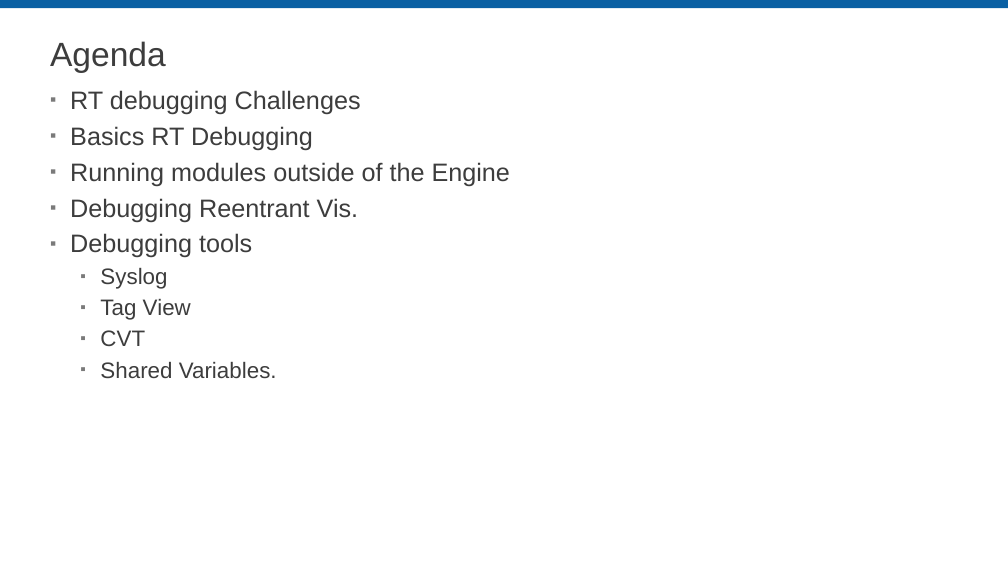
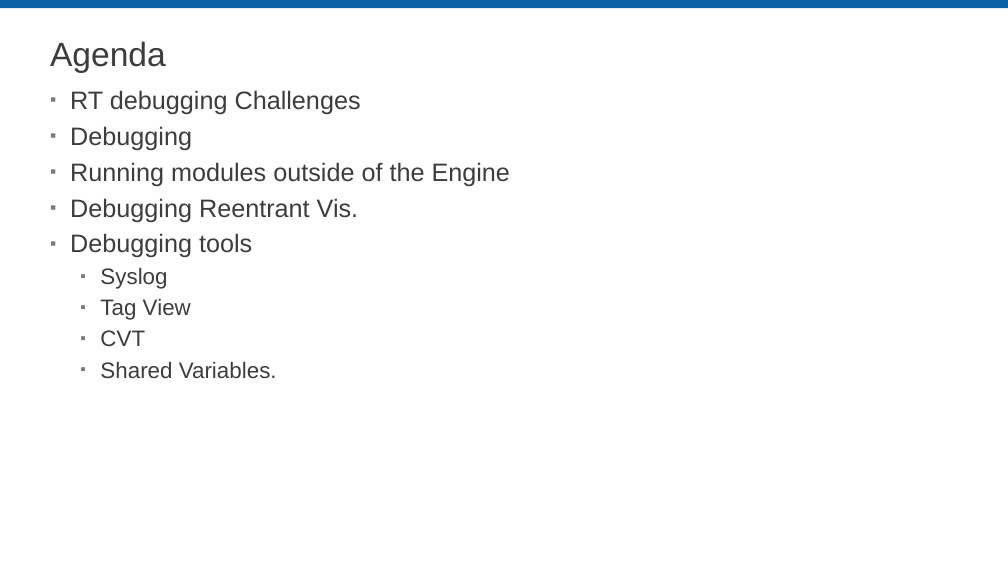
Before and after one commit to LabVIEW-DCAF/Documentation, a slide deck: slide 2 of Trunk/Getting Started Material/DCAF Training/8 Debugging DCAF.pptx. Drawn at 1008x567 pixels with LibreOffice and Linux fonts; fonts in the diff are those of the drawing; background and template pictures are left out. Boxes give left, top, right and bottom in pixels: in the first picture for what was removed or moved away, otherwise in the second. Text is boxed around its words. In the diff, an @@ line names an element or a change of style, - is before the commit and + after.

```diff
--- a/Trunk/Getting Started Material/DCAF Training/8 Debugging DCAF.pptx
+++ b/Trunk/Getting Started Material/DCAF Training/8 Debugging DCAF.pptx
@@ text at <box>70,126,192,150</box>: text changed @@
-▪ Basics RT Debugging
+▪ Debugging
```
Also in this commit, not shown: 5 other slides changed, 14 slides added, 5 slides removed.
